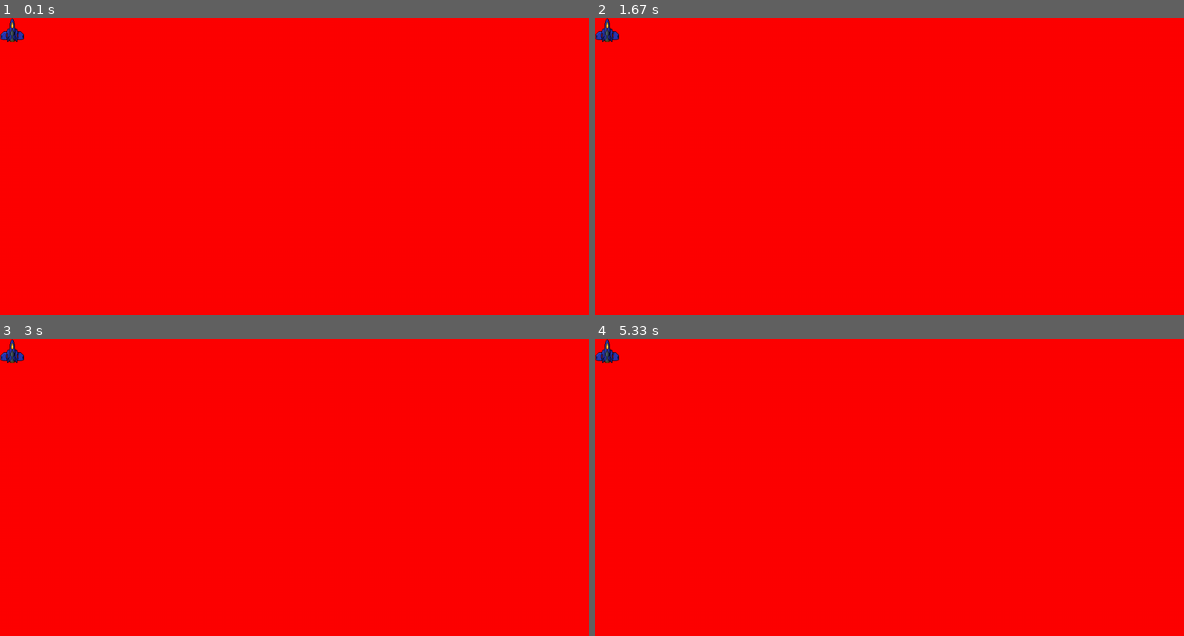
Above: before the commit, frames 1-4 (two rows, left to right).
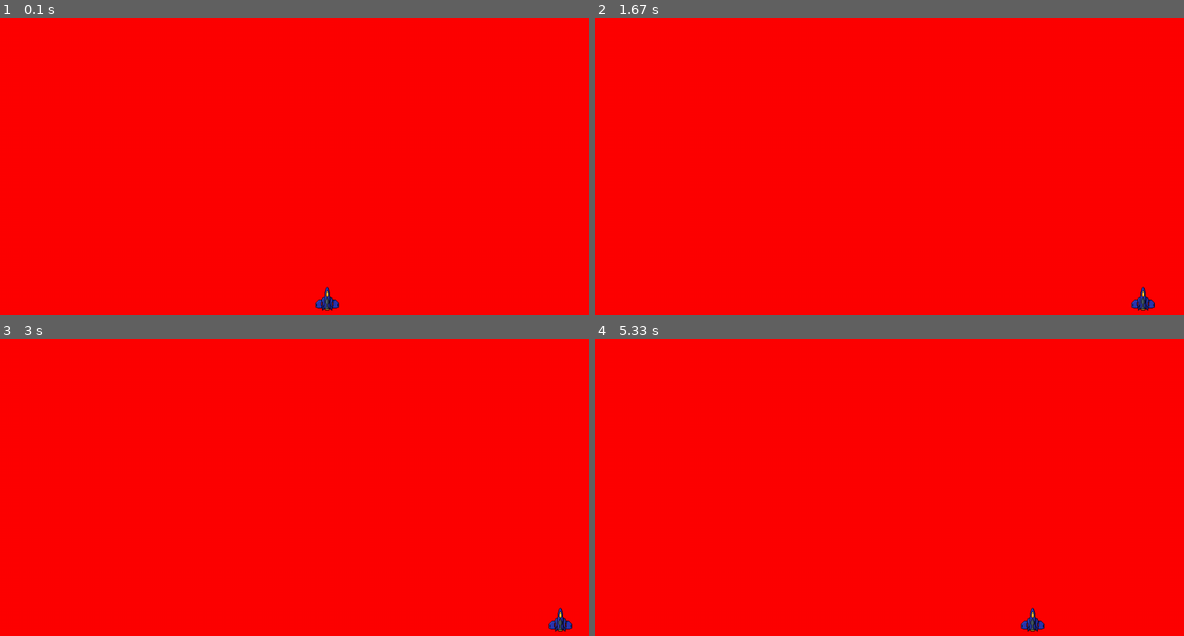
Above: after the commit, the same moments.

Repository: lucas-1120319/Ace-Pygame
Game: pygame game, started from main.py
Two runs of this game, one before a commit and one after it. Both use one fixed random seed, a clock stepped at 60 frames per second and the inputs below.
Inputs:
- Up to frame 1 (0.1 s): no input
- Up to frame 2 (1.67 s): hold D 0.33-0.8 s; hold D 0.83-1.3 s; hold A from 1.33 s (still down)
- Up to frame 3 (3 s): release A at 1.87 s; hold A 1.9-2.3 s; hold D 2.33-2.97 s
- Up to frame 4 (5.33 s): hold A 3-3.47 s; hold D 3.5-3.97 s; hold D 4-4.47 s; hold A 4.5-5.03 s; hold A from 5.07 s (still down)

The runs differ from the first frame. In frame 1, 0.3% of the frame differs, in the area x 0-58%, y 0-99%; in frame 2, 0.3%; in frame 3, 0.3%; in frame 4, 0.3%.

Commit message:
PlayerMovement

Diff:
--- a/entities/player.py
+++ b/entities/player.py
@@ -2,9 +2,15 @@
 
 class Player():
     def __init__(self, screen):
-        player_img = pygame.image.load("Assets/Player/Player.png")
-        playerRect = player_img.get_rect()
-        screen.blit(player_img, playerRect)
+        self.screen = screen
+        self.speed = 12
+        self.player_img = pygame.image.load("Assets/Player/Player.png")
+        self.playerRect = self.player_img.get_rect(center=(640,550))
+        print("spawn")
+        screen.blit(self.player_img, self.playerRect)
+
 
     def update(self):
-        pass
+        self.screen.blit(self.player_img, self.playerRect)
+    def move(self, direction):
+        self.playerRect.move_ip((self.speed * direction.x), (self.speed * direction.y))
--- a/main.py
+++ b/main.py
@@ -1,15 +1,25 @@
 import pygame
+from pygame import Vector2
+
 from entities.player import Player
 pygame.init()
 screen = pygame.display.set_mode((1280, 720))
 clock = pygame.time.Clock()
-
+FRAMES_PER_SECOND = 60
+game_clock = pygame.time.Clock()
+player_class = Player(screen)
 while True:
     for event in pygame.event.get():
         if event.type == pygame.QUIT:
             pygame.quit()
     screen.fill("red")
-    player_class = Player(screen)
+
+    pressed_keys = pygame.key.get_pressed()
+    if pressed_keys[pygame.K_a]:
+        player_class.move(Vector2(-1, 0))
+    if pressed_keys[pygame.K_d]:
+        player_class.move(Vector2(1, 0))
+    player_class.update()
     pygame.display.flip()
-
+    game_clock.tick(FRAMES_PER_SECOND)
 pygame.quit()
